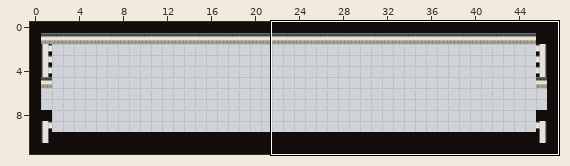
A Tiled map (JSON) gets an edit: data/tk_maps/w21/seoul/the-subway.tmj. Above: a wide view before the commit, with the close-up outlined.
Close-up. The starting point:
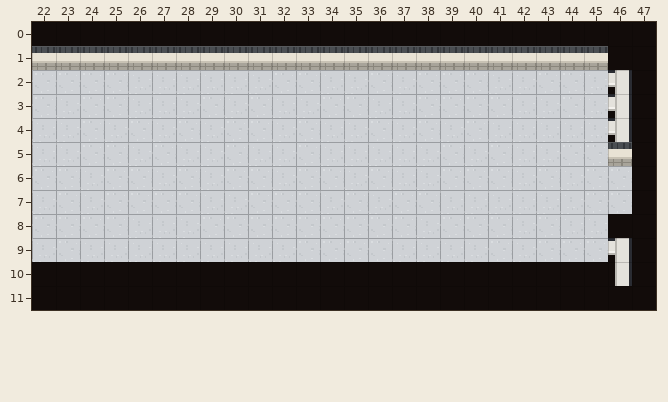
Cells are 16x16 px. Shown: x 22..47, y 0..11. The commit also changed other parts of the map, which this record leaves out.
After:
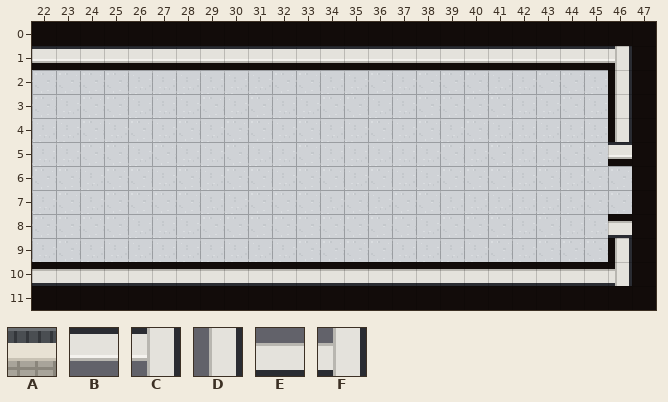
Key: from "seoul_tiles": A 57, B 61, C 62, D 66, E 69, F 70.
_ is an empty cell.
Difference:
Layer "wall":
y 1: x 22..46 AAAAAAAAAAAAAAAAAAAAAAAA_ -> BBBBBBBBBBBBBBBBBBBBBBBBC
y 2..4: x 46 C -> D
y 5: x 46 A -> B
y 8: x 46 _ -> E
y 9: x 46 C -> D
y 10: x 22..46 ________________________D -> EEEEEEEEEEEEEEEEEEEEEEEEF
Pixel boxes of the changes (left, top, right, bottom) in both close-ups:
changed: (32, 46, 632, 166)
changed: (32, 221, 632, 286)
